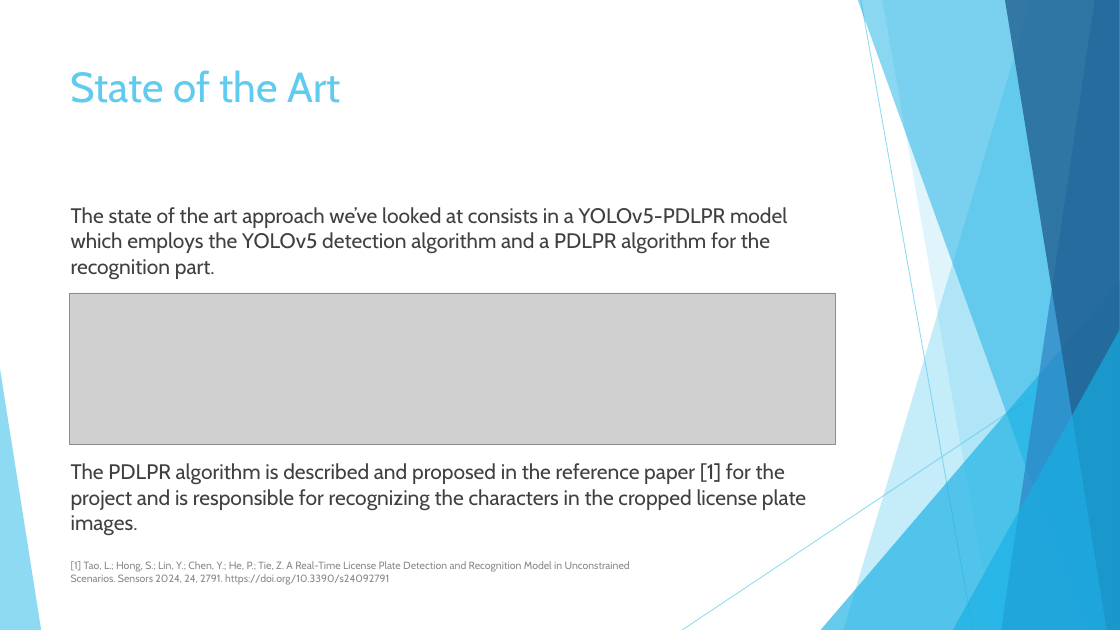
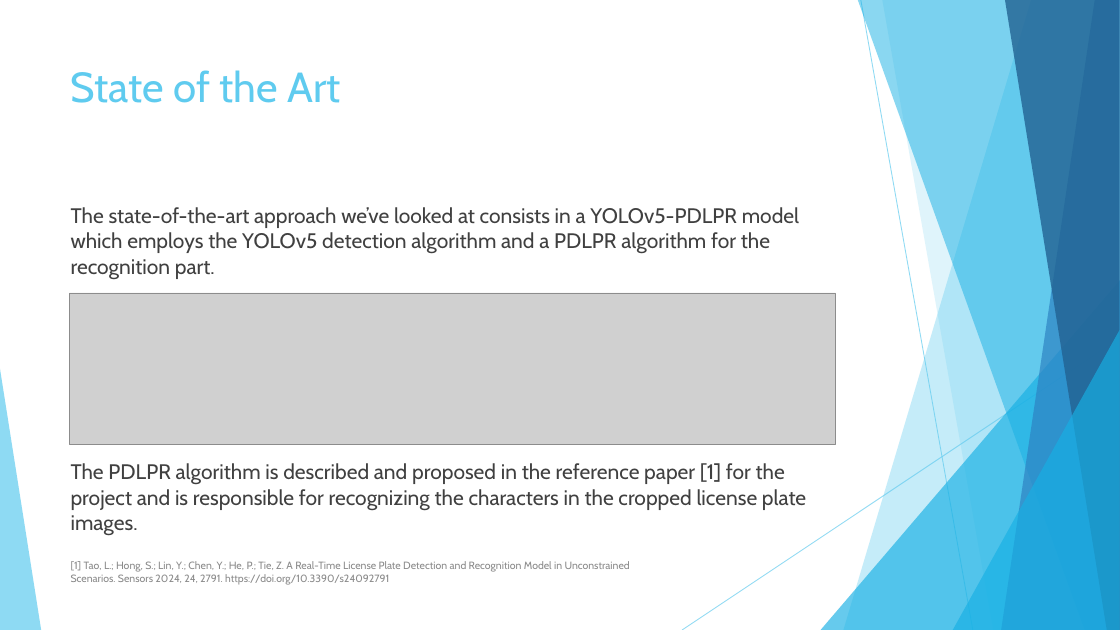
Before and after one commit to onorio21/CV_License_plate_detection_recognition, a slide deck: slide 4 of LicensePlatePresentation.pptx. Drawn at 1120x630 pixels with LibreOffice and Linux fonts; fonts in the diff are those of the drawing; grey boxes stand for pictures. Boxes give left, top, right and bottom in pixels: in the first picture for what was removed or moved away, otherwise in the second. Text is boxed around its words. In the diff, an @@ line names an element or a change of style, - is before the commit and + after.

```diff
--- a/LicensePlatePresentation.pptx
+++ b/LicensePlatePresentation.pptx
@@ text at box(71, 207, 799, 279): text changed @@
-The state of the art approach we’ve looked at consists in a YOLOv5-PDLPR model which employs the YOLOv5 detection algorithm and a PDLPR algorithm for the recognition part.
+The state-of-the-art approach we’ve looked at consists in a YOLOv5-PDLPR model which employs the YOLOv5 detection algorithm and a PDLPR algorithm for the recognition part.
```
Also in this commit, not shown: 3 other slides changed, 8 slides added, 2 slides removed.
